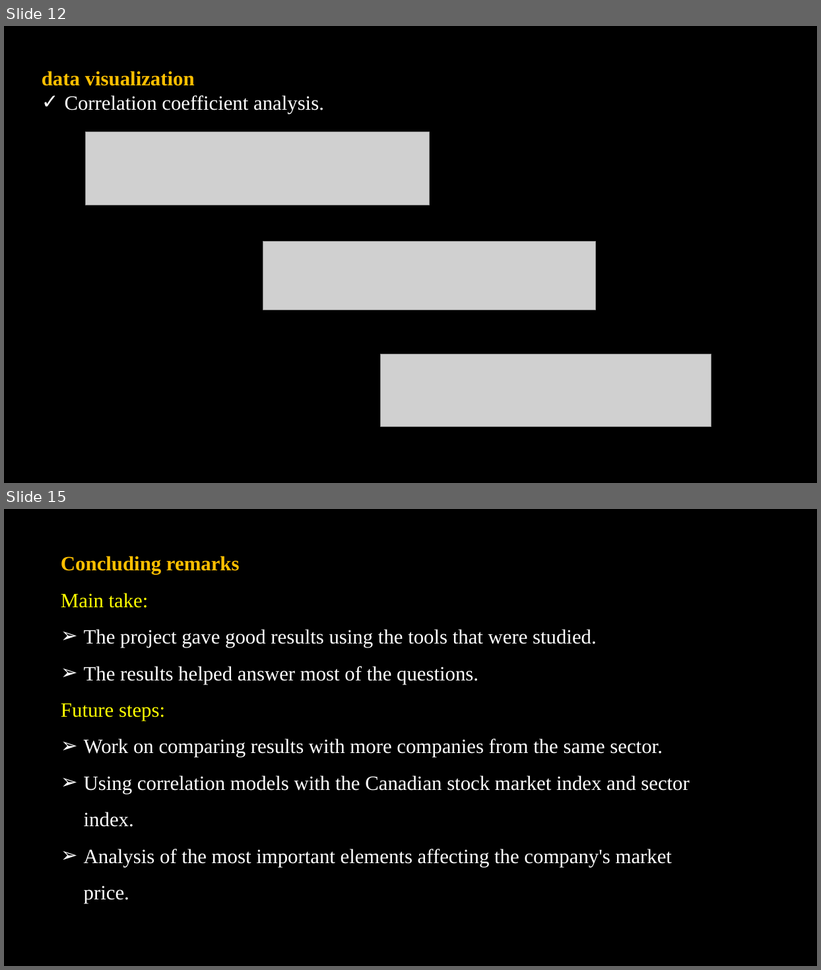
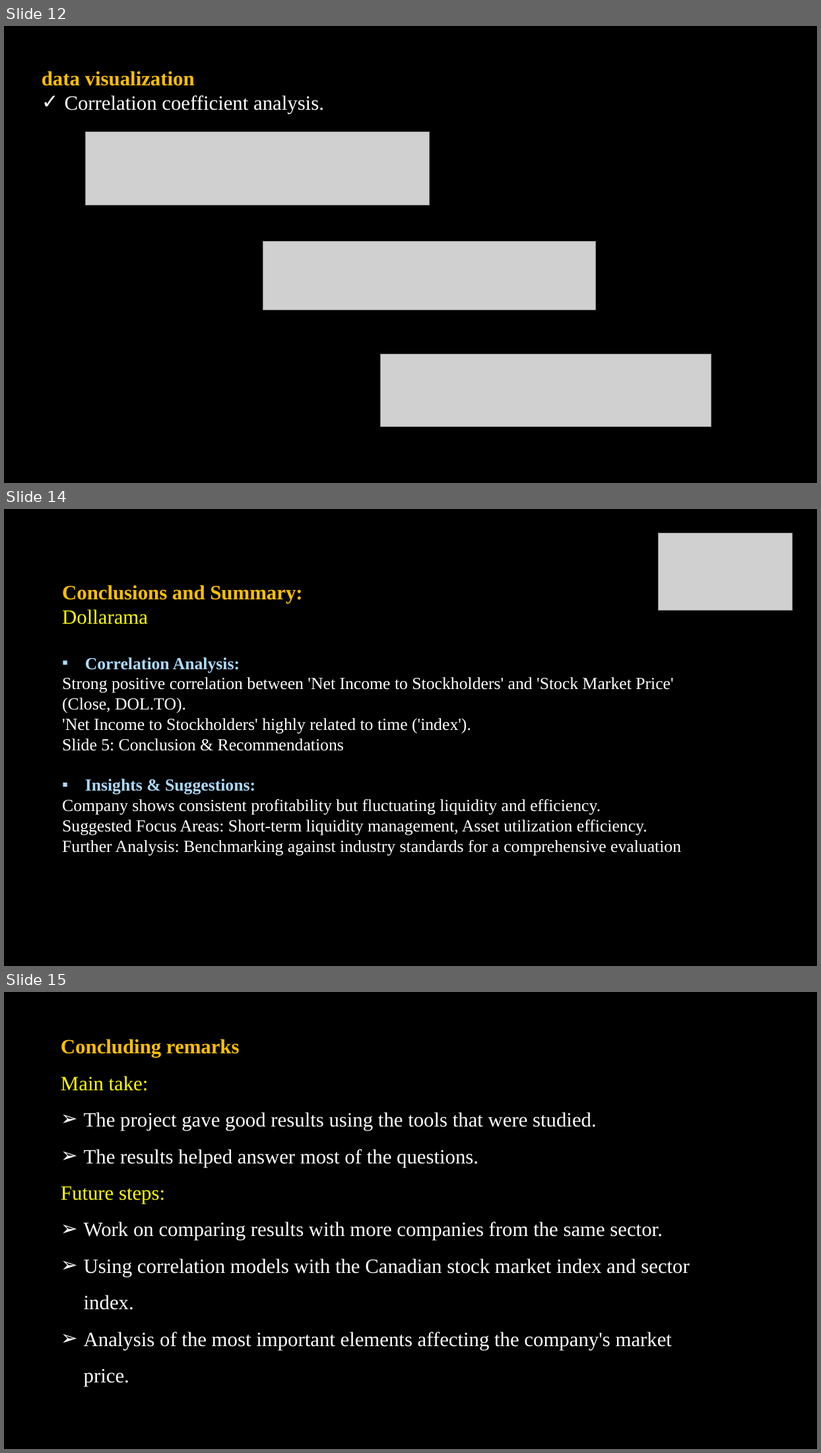
Before and after one commit to jash1112/project-financial_analysis, a slide deck: The project.pptx. Shown one above the other, each under a label of ours: slides 12 and 15 before the commit, slides 12, 14 and 15 after it; the slides between them are not shown. The pictures are 821x970 and 821x1453 pixels, drawn with LibreOffice and Linux fonts; fonts in the diff are those of the drawing; grey boxes stand for pictures; background and template pictures are left out. Boxes give left, top, right and bottom in pixels: in the first picture for what was removed or moved away, otherwise in the second. Text is boxed around its words. In the diff, an @@ line names an element or a change of style, - is before the commit and + after.

```diff
--- a/The project.pptx
+++ b/The project.pptx
@@ slide 14 added at (4,509,817,966), background picture (left out) @@
@@ picture added at (659,533,793,610) @@
@@ text added at (62,585,681,855), 20 pt, text #FFFFFF @@
+Conclusions and Summary:
+Dollarama
+▪ Correlation Analysis:
+Strong positive correlation between 'Net Income to Stockholders' and 'Stock Market Price' (Close, DOL.TO).
+'Net Income to Stockholders' highly related to time ('index').
+Slide 5: Conclusion & Recommendations
+▪ Insights & Suggestions:
+Company shows consistent profitability but fluctuating liquidity and efficiency.
+Suggested Focus Areas: Short-term liquidity management, Asset utilization efficiency.
+Further Analysis: Benchmarking against industry standards for a comprehensive evaluation
```
Also in this commit, not shown: 1 slide changed, 1 slide removed, 1 other file.
